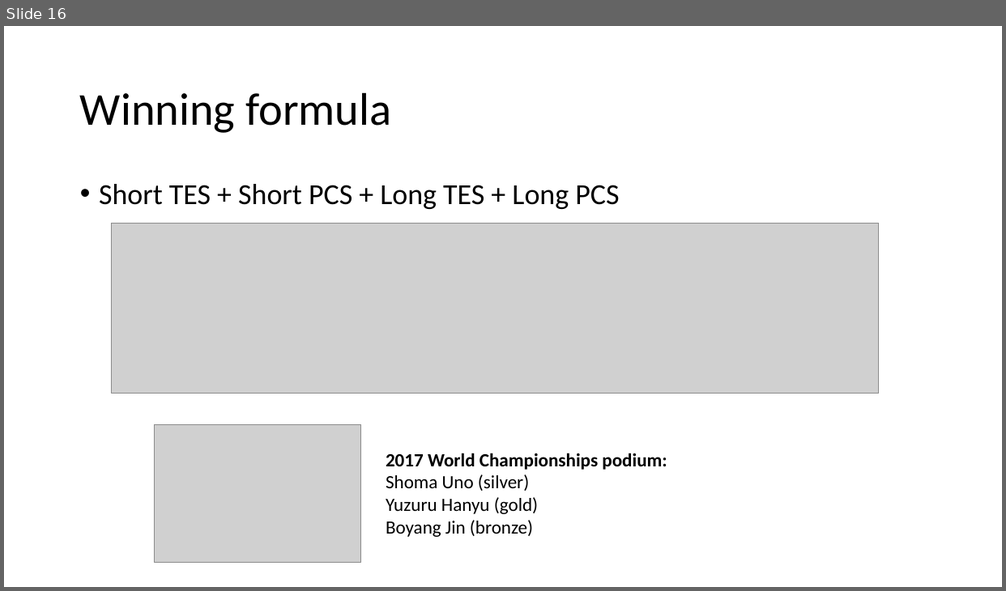
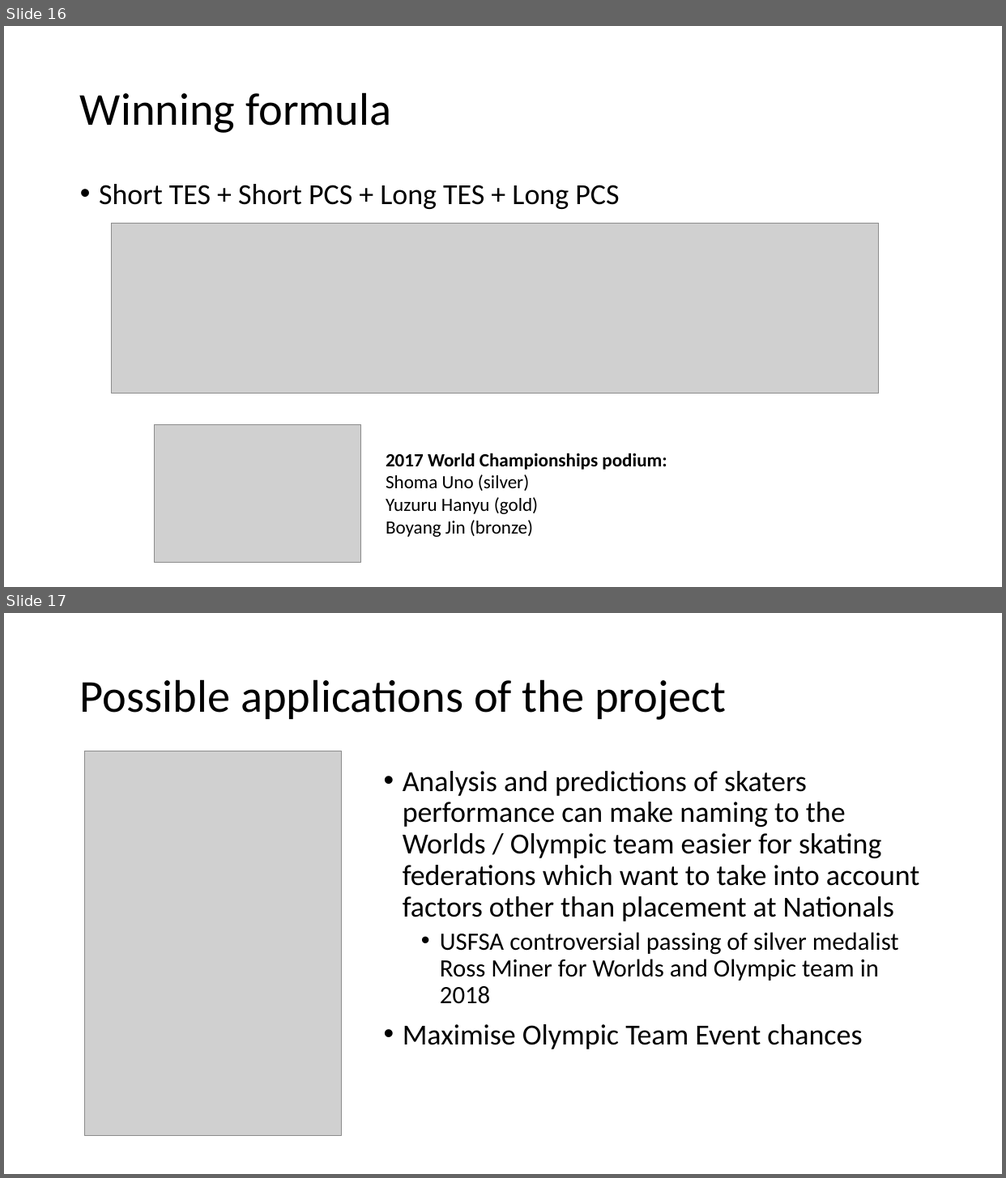
Before and after one commit to ninaanatchkova/figure_skating, a slide deck: presentation/Figure Skating at the 2018 Olympics.pptx. Shown one above the other, each under a label of ours: slide 16 before the commit, slides 16 and 17 after it. The pictures are 1006x591 and 1006x1178 pixels, drawn with LibreOffice and Linux fonts; fonts in the diff are those of the drawing; grey boxes stand for pictures. Boxes give left, top, right and bottom in pixels: in the first picture for what was removed or moved away, otherwise in the second. Text is boxed around its words. In the diff, an @@ line names an element or a change of style, - is before the commit and + after.

```diff
--- a/presentation/Figure Skating at the 2018 Olympics.pptx
+++ b/presentation/Figure Skating at the 2018 Olympics.pptx
@@ slide 17 added at [4,613,1002,1174], background #FFFFFF @@
@@ title added at [80,679,726,720], 44 pt, text #000000 @@
+Possible applications of the project
@@ picture added at [85,752,342,1136] @@
@@ text added at [403,771,920,1050], 28 pt, text #000000 @@
+• Analysis and predictions of skaters performance can make naming to the Worlds / Olympic team easier for skating federations which want to take into account factors other than placement at Nationals
+  • USFSA controversial passing of silver medalist Ross Miner for Worlds and Olympic team in 2018
+• Maximise Olympic Team Event chances
```
Also in this commit, not shown: 1 slide changed, 13 other files.
